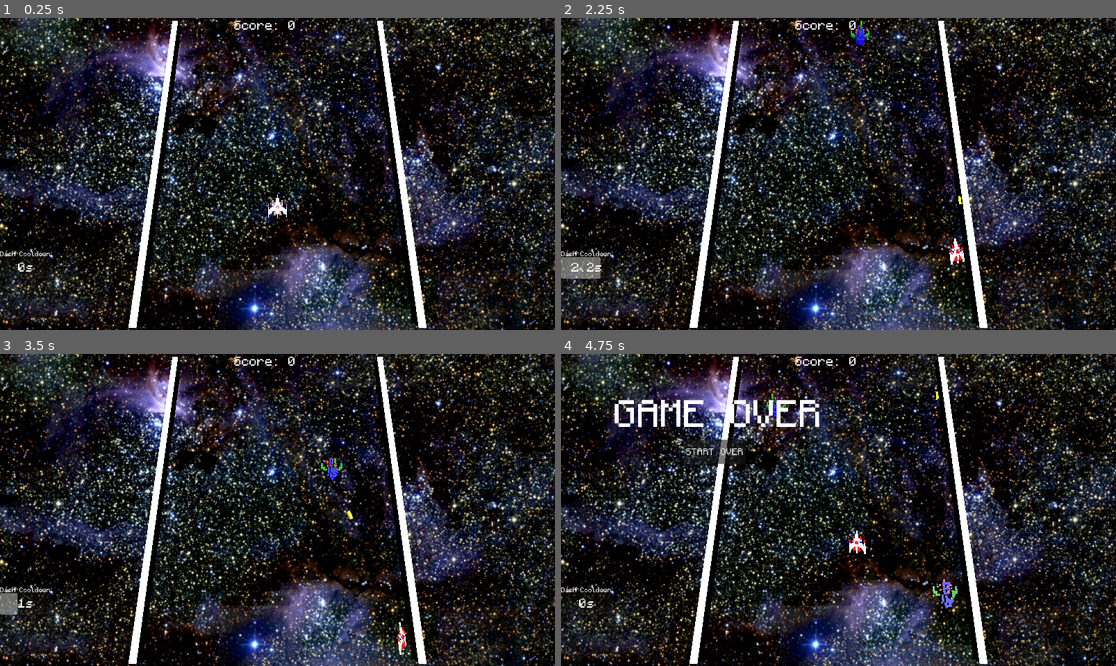
Above: before the commit, frames 1-4 (two rows, left to right).
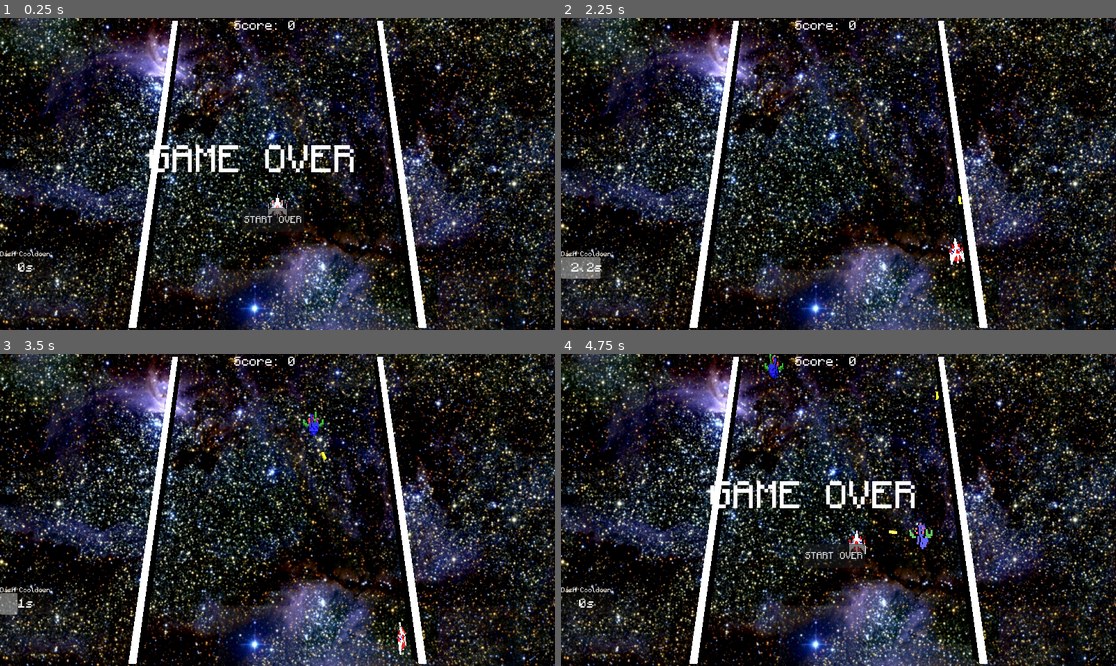
Above: after the commit, the same moments.

Repository: klayism/Galavious
Game: Godot game, scene res://Scenes/Main.tscn
Two runs of this game, one before a commit and one after it. Both use one fixed random seed, a clock stepped at 60 frames per second and the inputs below.
Inputs (mouse positions are in pixels of both pictures, inside the frame that each line leads up to):
- Up to frame 1 (0.25 s): no input
- Up to frame 2 (2.25 s): click (832, 220) at 0.5 s, where only the run after the commit has a clickable "START OVER"; tap Enter at 1.25 s; hold D (right) 1.28-2.03 s; tap Shift (dash) at 1.35 s; hold S (down) from 2.03 s (still down); tap Space (fire) at 2.1 s
- Up to frame 3 (3.5 s): release S (down) at 2.78 s; hold D (right) from 2.78 s (still down); tap Shift (dash) at 2.85 s
- Up to frame 4 (4.75 s): release D (right) at 3.53 s; hold W (up) 3.53-4.28 s; tap Space (fire) at 3.6 s; hold A (left) from 4.28 s (still down); tap Shift (dash) at 4.35 s

The runs differ from the first frame. In frame 1, 1.5% of the frame differs, in the area x 26-64%, y 40-69%; in frame 2, 0.1%; in frame 3, 0.3%; in frame 4, 3.6%, in the area x 9-72%, y 0-82%.

Commit message:
all fixed for now, these commits are shit

Diff:
--- a/project/Code/Main.gd
+++ b/project/Code/Main.gd
@@ -63,7 +63,7 @@
 		var FiringTimer = Timer.new()
 		spawnplacement(enemy_instance, random_number)
 		FiringTimer.timeout.connect(fire.bind(FiringTimer,enemy_instance.position,enemy_instance,enemycoolcount))
-		FiringTimer.wait_time = 1.1
+		FiringTimer.wait_time = 0.7
 		FiringTimer.autostart = true
 		enemy_instance.add_child(FiringTimer)
 		$MobSpawnTimer.start()
--- a/project/Scenes/Game_over.tscn
+++ b/project/Scenes/Game_over.tscn
@@ -3,7 +3,6 @@
 [ext_resource type="FontFile" uid="uid://cik3itsj706dl" path="res://Monocraft.otf" id="1_dvomg"]
 
 [node name="Control" type="Control"]
-visible = false
 layout_mode = 3
 anchors_preset = 15
 anchor_right = 1.0
@@ -16,10 +15,10 @@
 anchors_preset = -1
 anchor_right = 0.162
 anchor_bottom = 0.225
-offset_left = 186.0
-offset_top = 146.0
-offset_right = 739.024
-offset_bottom = 129.2
+offset_left = 517.0
+offset_top = 427.0
+offset_right = 1070.02
+offset_bottom = 410.2
 theme_override_fonts/normal_font = ExtResource("1_dvomg")
 theme_override_font_sizes/normal_font_size = 120
 text = "GAME OVER"
--- a/project/Scenes/Main.tscn
+++ b/project/Scenes/Main.tscn
@@ -115,10 +115,10 @@
 
 [node name="Restart" type="Button" parent="UI/Game_over_screen"]
 layout_mode = 0
-offset_left = 424.0
-offset_top = 297.0
-offset_right = 640.0
-offset_bottom = 381.0
+offset_left = 837.0
+offset_top = 656.0
+offset_right = 1053.0
+offset_bottom = 740.0
 theme_override_fonts/font = ExtResource("5_b1j8f")
 theme_override_font_sizes/font_size = 30
 text = "START OVER"
Not shown, changed: Build/Web/index.html
Not shown, changed: Build/Web/index.pck
